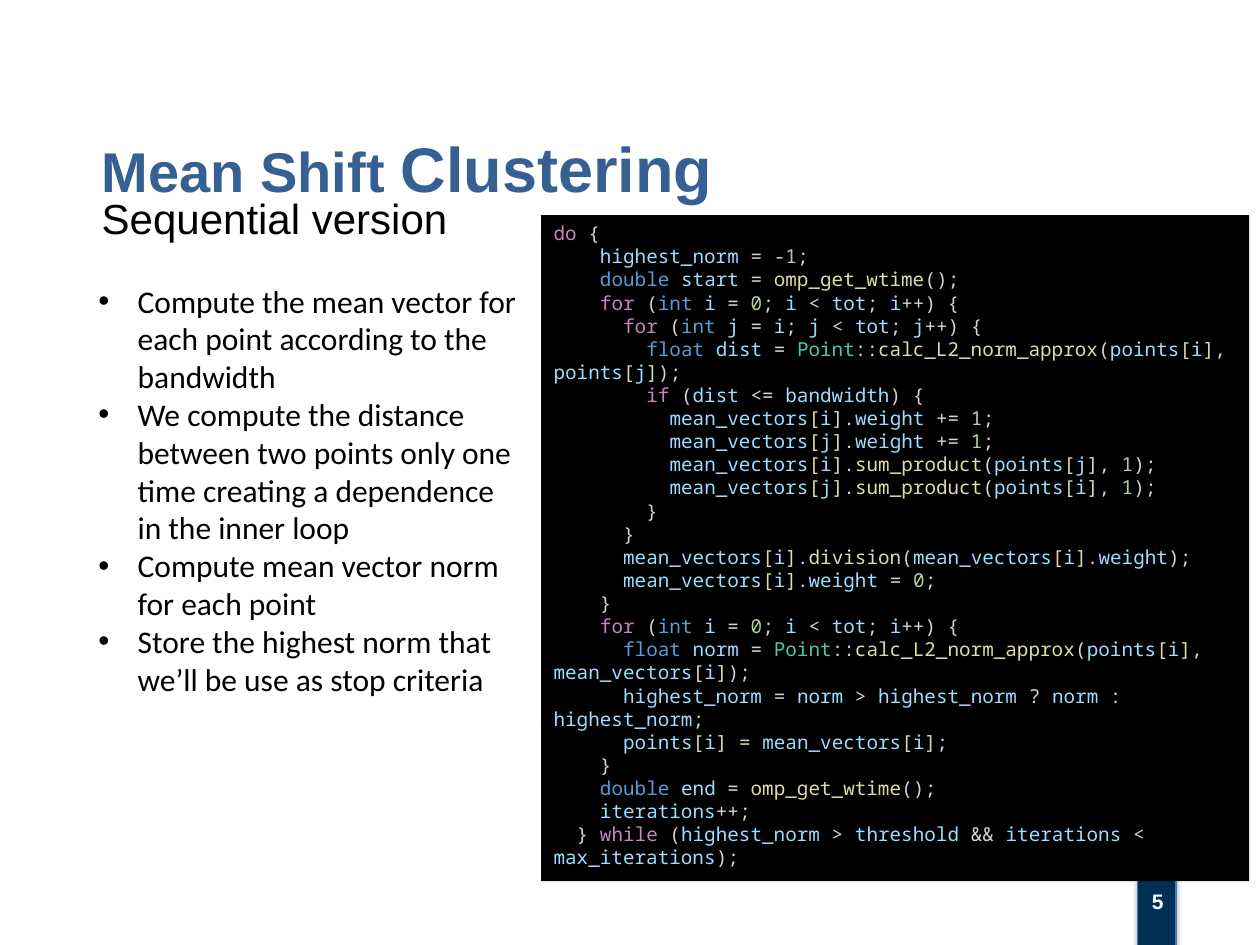
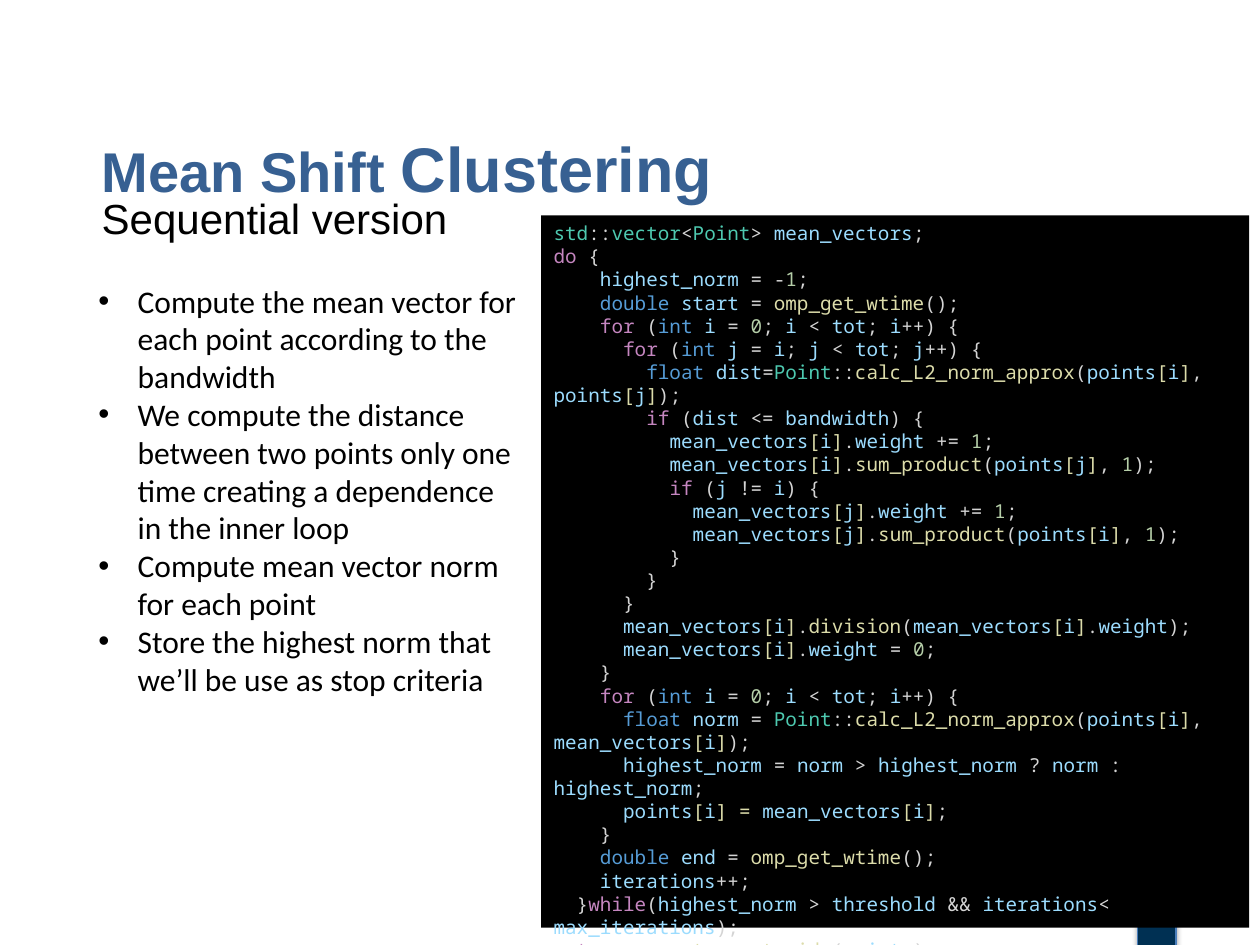
Before and after one commit to villifCoder559/MeanShiftClustering, a slide deck: slide 5 of project_report/mean_shift_clustering_presentation.pptx. Drawn at 1260x945 pixels with LibreOffice and Linux fonts; fonts in the diff are those of the drawing; background and template pictures are left out. Boxes give left, top, right and bottom in pixels: in the first picture for what was removed or moved away, otherwise in the second. Text is boxed around its words. In the diff, an @@ line names an element or a change of style, - is before the commit and + after.

```diff
--- a/project_report/mean_shift_clustering_presentation.pptx
+++ b/project_report/mean_shift_clustering_presentation.pptx
@@ text in rectangle at (542,215,1250,927): paragraph added @@
+}
@@ rectangle "std::vector<Point> mean_vectors;": place and size @@
-rectangle "std::vector<Point> mean_vectors;" at (542,215,1250,881)
+rectangle "std::vector<Point> mean_vectors;" at (542,215,1250,927)
@@ text in rectangle at (554,225,925,243): paragraph added @@
+std::vector<Point> mean_vectors;
@@ text in rectangle at (554,364,1203,407): spaces changed @@
-float dist = Point::calc_L2_norm_approx(points[i], points[j]);
+float dist=Point::calc_L2_norm_approx(points[i], points[j]);
@@ text in rectangle at (670,456,1157,500): paragraphs added @@
+mean_vectors[i].sum_product(points[j], 1);
+if (j != i) {
@@ text in rectangle at (554,896,1110,940): text changed @@
-} while (highest_norm > threshold && iterations < max_iterations);
+}while(highest_norm > threshold && iterations< max_iterations);
+return compute_centroids(points);
```
Also in this commit, not shown: 9 other slides changed, 1 other file.
